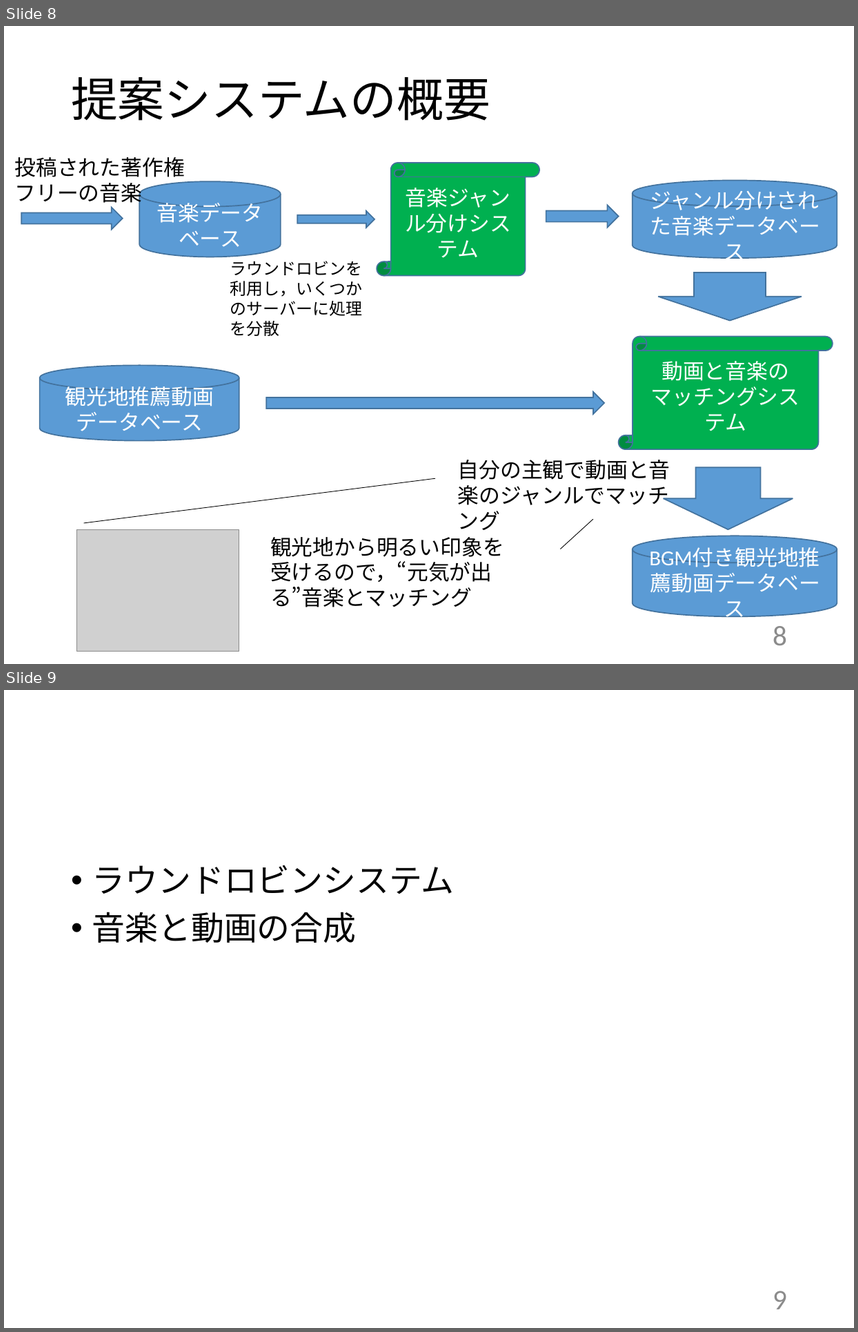
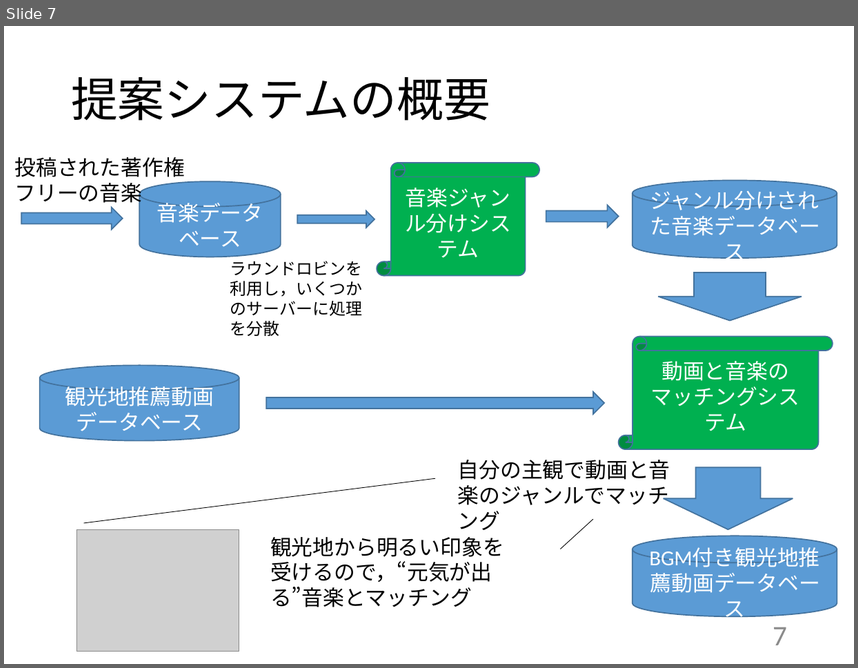
Before and after one commit to kait-takanolab/1821144-yoshii-thesis, a slide deck: 発表用スライド/1821144_yoshii_thesis_ver2.pptx. Shown one above the other, each under a label of ours: slides 8 and 9 before the commit, slide 7 after it. The pictures are 858x1332 and 858x668 pixels, drawn with LibreOffice and Linux fonts; fonts in the diff are those of the drawing; grey boxes stand for pictures. Boxes give left, top, right and bottom in pixels: in the first picture for what was removed or moved away, otherwise in the second. Text is boxed around its words. In the diff, an @@ line names an element or a change of style, - is before the commit and + after.

```diff
--- a/発表用スライド/1821144_yoshii_thesis_ver2.pptx
+++ b/発表用スライド/1821144_yoshii_thesis_ver2.pptx
@@ slide 9 removed at [4,690,854,1328], background #FFFFFF @@
@@ text removed at [92,865,455,943] @@
-• ラウンドロビンシステム
-• 音楽と動画の合成
@@ page number removed at [773,1290,787,1309] @@
-9
@@ what was slide 8 is now slide 7 @@
@@ page number at [773,626,787,645]: text changed @@
-8
+7
```
Also in this commit, not shown: 3 slides changed, 2 slides added, 4 other files.
